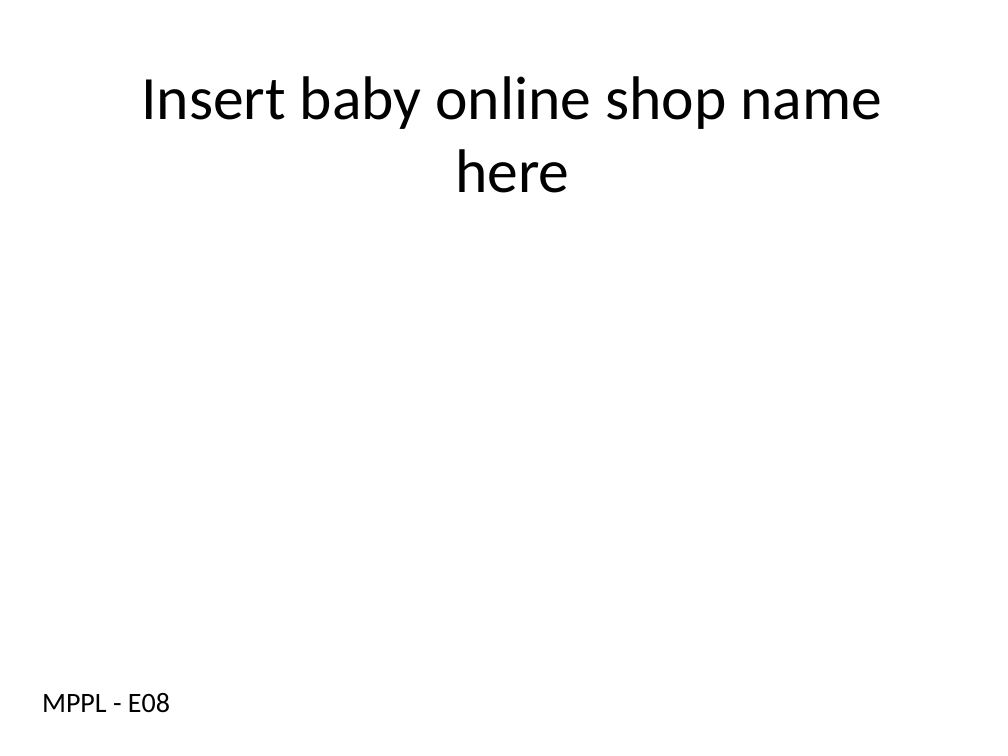
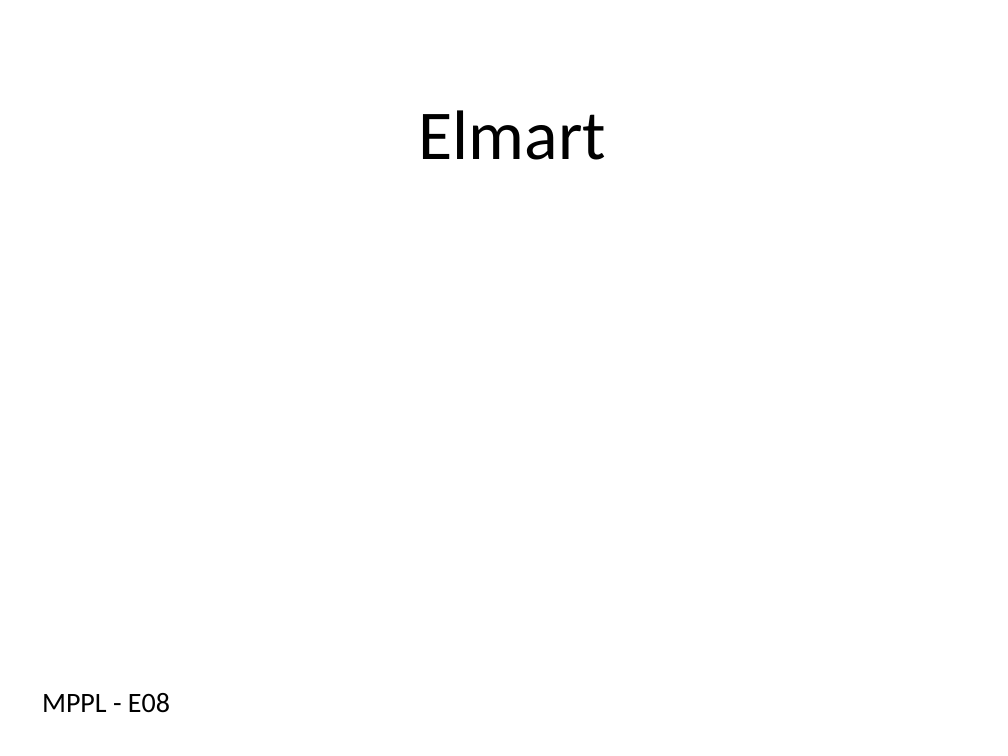
Before and after one commit to panduwcksn/MPPL-D-E08-Elmart, a slide deck: slide 1 of Draft PPT MPPL E.pptx. Drawn at 1008x756 pixels with LibreOffice and Linux fonts; fonts in the diff are those of the drawing; background and template pictures are left out. Boxes give left, top, right and bottom in pixels: in the first picture for what was removed or moved away, otherwise in the second. Text is boxed around its words. In the diff, an @@ line names an element or a change of style, - is before the commit and + after.

```diff
--- a/Draft PPT MPPL E.pptx
+++ b/Draft PPT MPPL E.pptx
@@ title at [419, 110, 606, 160]: text changed; size 44 to 50 pt @@
-Insert baby online shop name here
+Elmart
```
Also in this commit, not shown: 3 other slides changed, 4 slides added, 1 other file.
